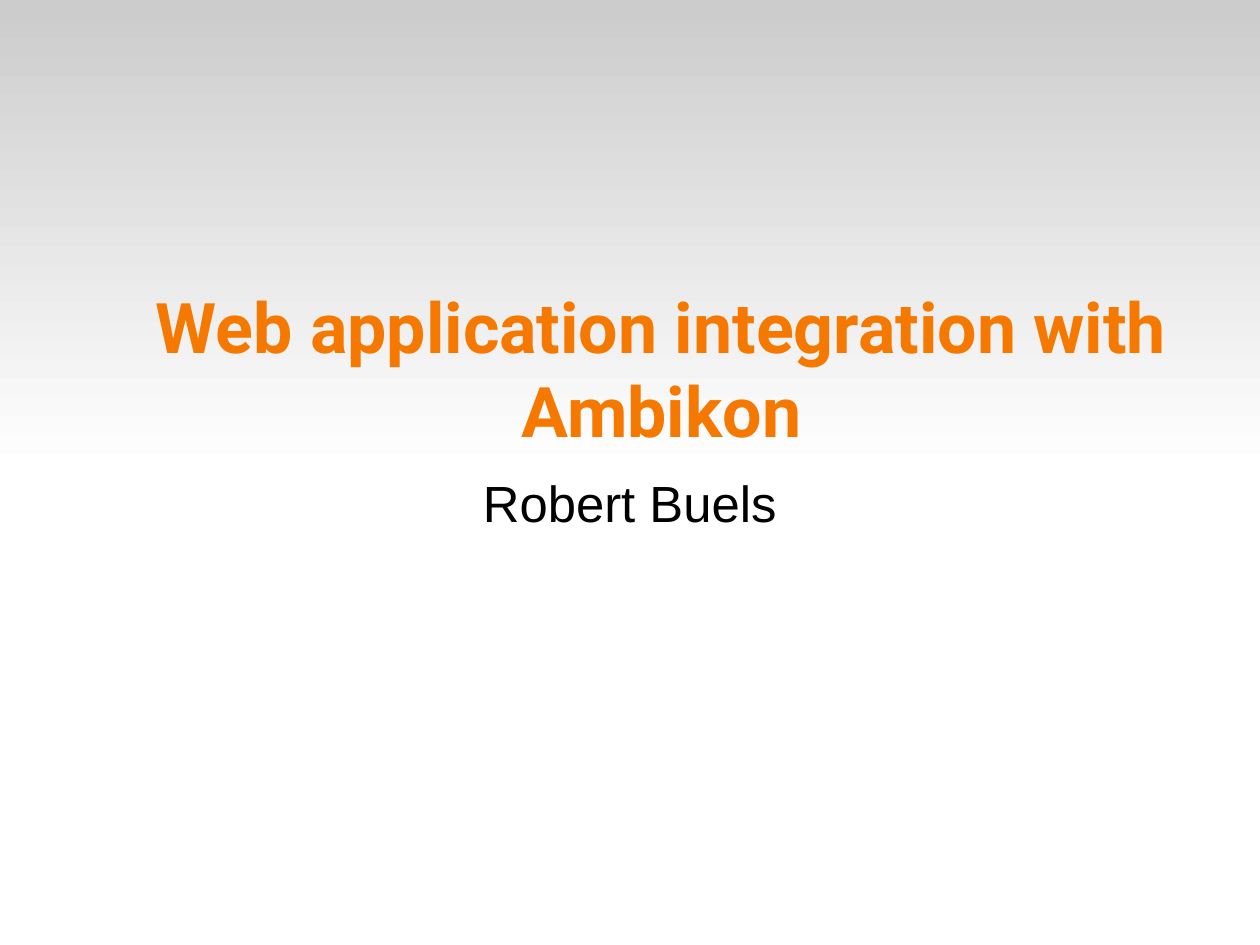
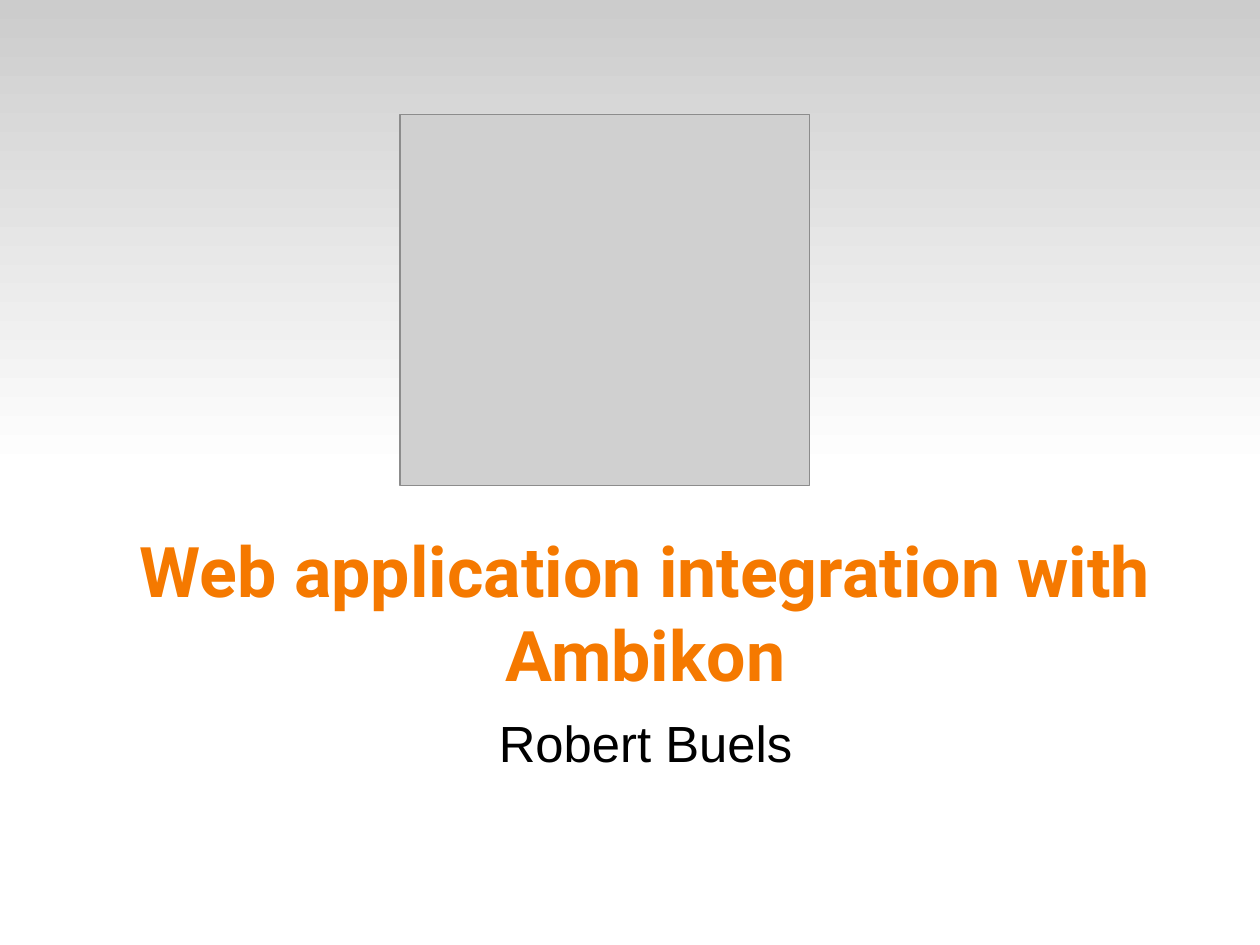
Before and after one commit to solgenomics/Ambikon, a slide deck: slide 1 of doc/presentations/ambikon_intro.odp. Drawn at 1260x945 pixels with LibreOffice and Linux fonts; fonts in the diff are those of the drawing; grey boxes stand for pictures. Boxes give left, top, right and bottom in pixels: in the first picture for what was removed or moved away, otherwise in the second. Text is boxed around its words. In the diff, an @@ line names an element or a change of style, - is before the commit and + after.

Commit message:
hi-res png of prototype ambikon logo

```diff
--- a/doc/presentations/ambikon_intro.odp
+++ b/doc/presentations/ambikon_intro.odp
@@ picture added at (400, 114, 810, 486) @@
@@ title "Web application integration with Ambikon": place and size @@
-title "Web application integration with Ambikon" at (156, 300, 1166, 438)
+title "Web application integration with Ambikon" at (140, 544, 1150, 682)
@@ subtitle "Robert Buels": place and size @@
-subtitle "Robert Buels" at (483, 485, 776, 523)
+subtitle "Robert Buels" at (499, 725, 792, 763)
```
Also in this commit, not shown: 4 other slides changed, 2 slides added, 2 other files.
